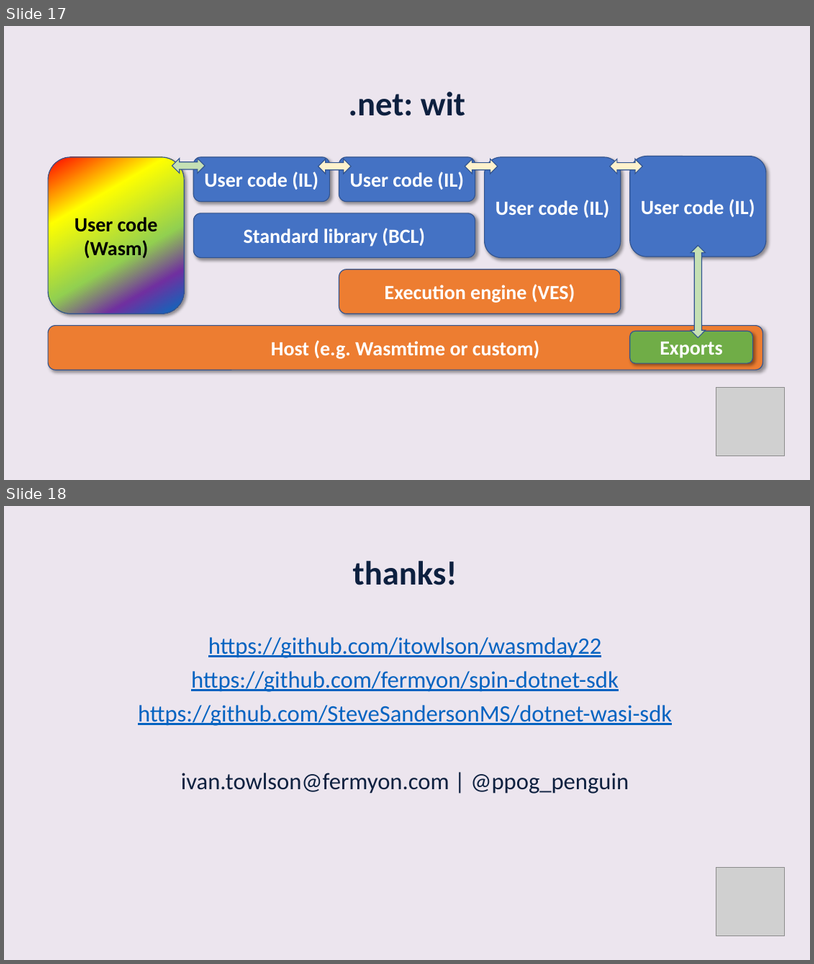
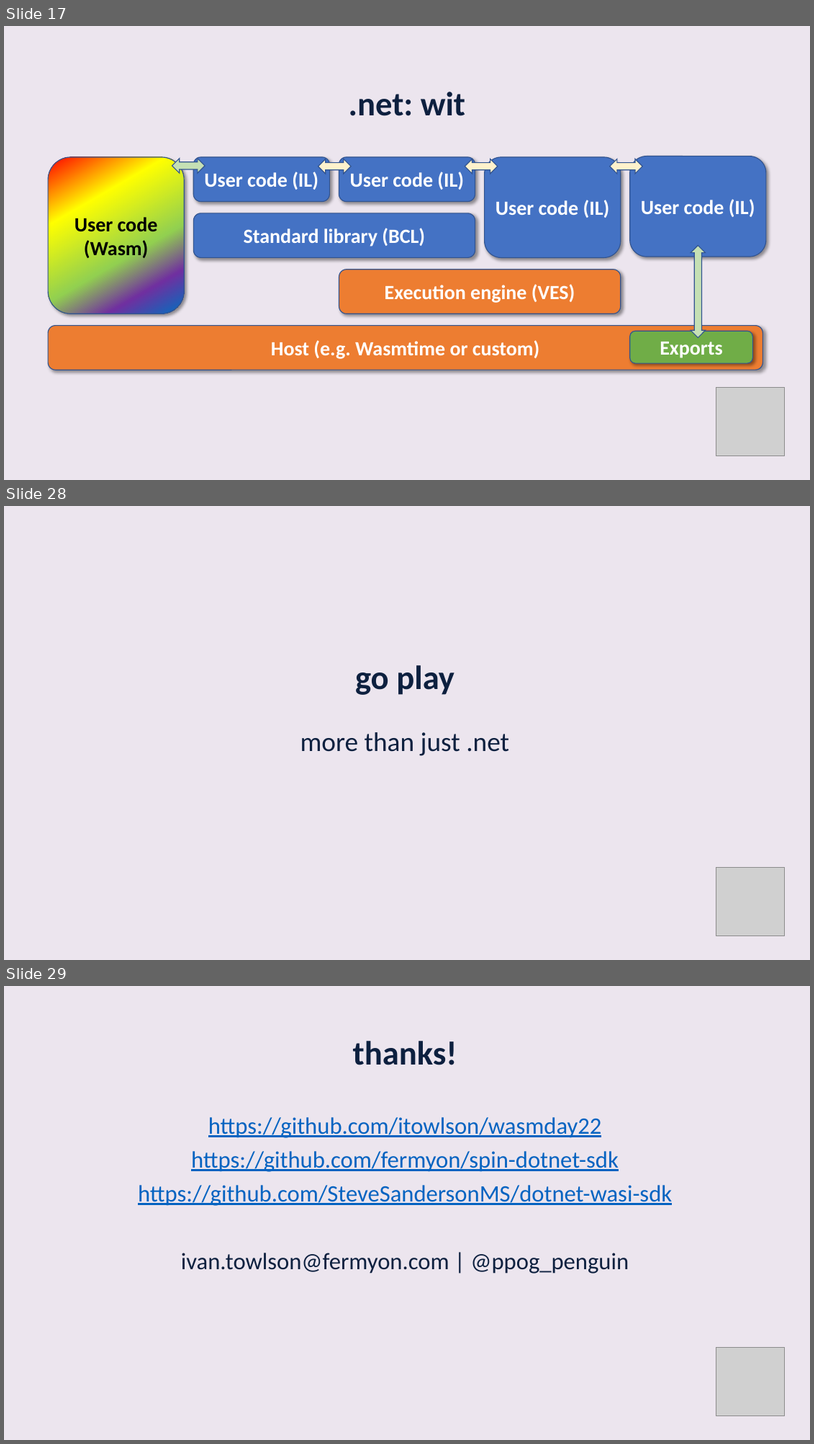
Before and after one commit to itowlson/wasmday22, a slide deck: slides/Wasm Interfaces and .NET.pptx. Shown one above the other, each under a label of ours: slides 17 and 18 before the commit, slides 17, 28 and 29 after it; the slides between them are not shown. The pictures are 814x964 and 814x1444 pixels, drawn with LibreOffice and Linux fonts; fonts in the diff are those of the drawing; grey boxes stand for pictures. Boxes give left, top, right and bottom in pixels: in the first picture for what was removed or moved away, otherwise in the second. Text is boxed around its words. In the diff, an @@ line names an element or a change of style, - is before the commit and + after.

```diff
--- a/slides/Wasm Interfaces and .NET.pptx
+++ b/slides/Wasm Interfaces and .NET.pptx
@@ slide 28 added at bbox=[4, 506, 810, 960], background #ECE5EE @@
@@ title added at bbox=[355, 665, 455, 695], 40 pt, text #0D203F, bold @@
+go play
@@ text added at bbox=[301, 732, 509, 756], 32 pt, text #0D203F @@
+more than just .net
@@ picture added at bbox=[716, 867, 785, 936] @@
@@ what was slide 18 is now slide 29 @@
```
Also in this commit, not shown: 10 other slides added.
